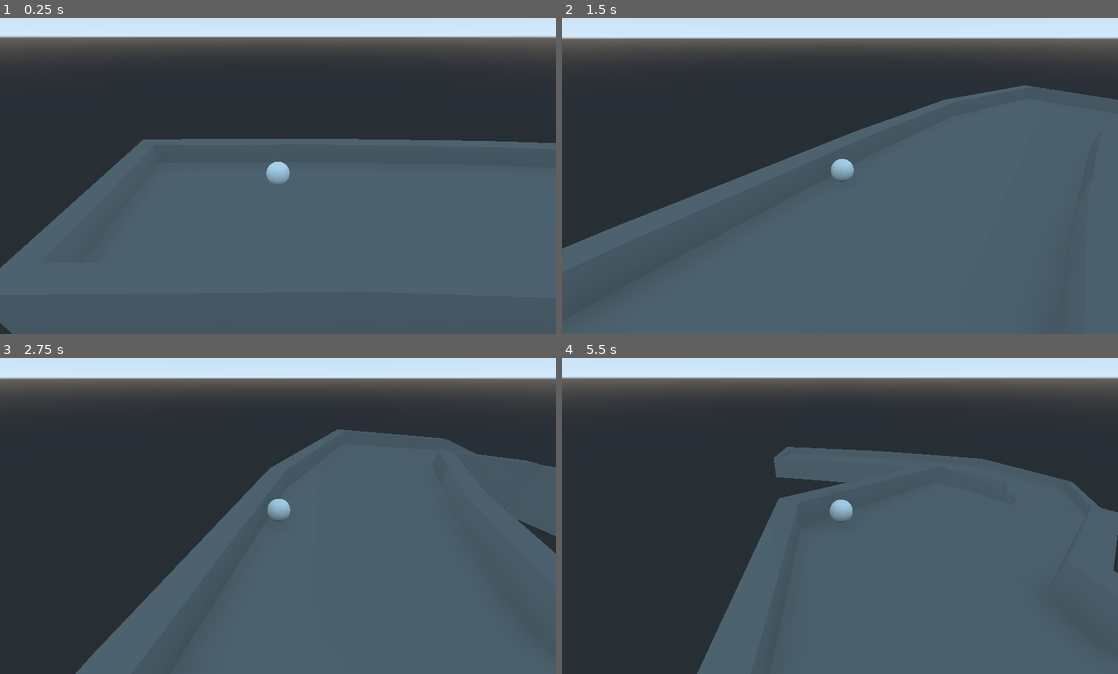
Above: before the commit, frames 1-4 (two rows, left to right).
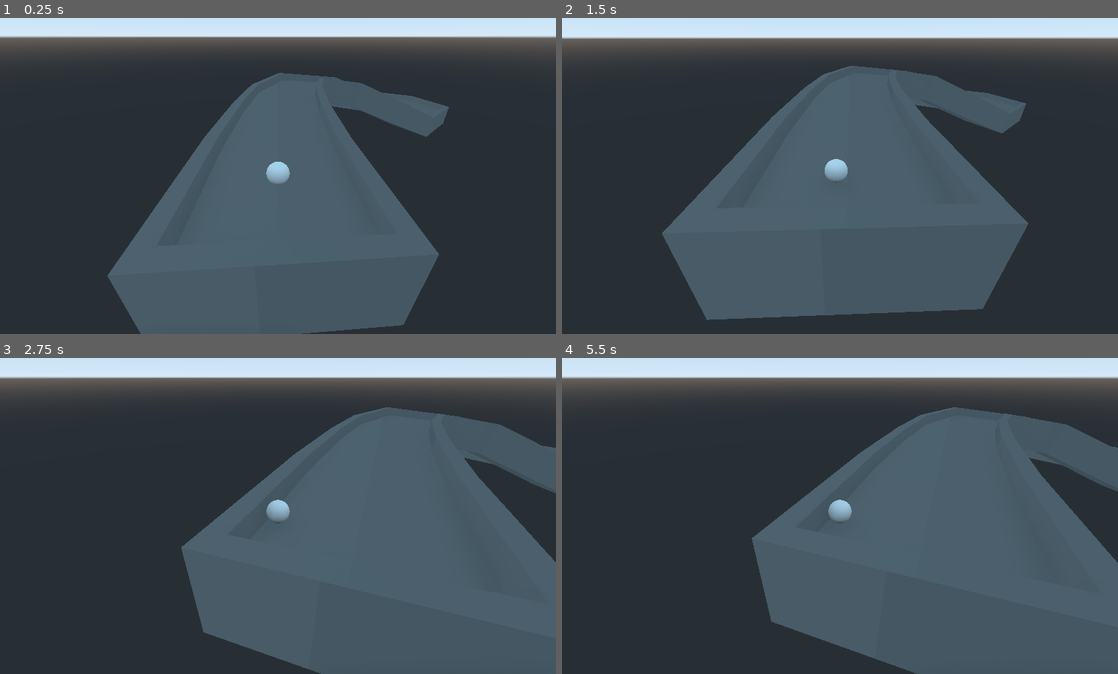
Above: after the commit, the same moments.

Repository: SlashScreen/golf
Game: Godot game, scene res://Levels/test_level.tscn
Two runs of this game, one before a commit and one after it. Both use one fixed random seed, a clock stepped at 60 frames per second and the inputs below. Before the commit the project starts from res://Spatial.tscn.
Inputs (mouse positions are in pixels of both pictures, inside the frame that each line leads up to):
- Up to frame 1 (0.25 s): no input
- Up to frame 2 (1.5 s): move the mouse to (962, 153) at 0.52 s; click (962, 153) at 0.67 s; move the mouse to (728, 188) at 1.27 s; click (728, 188) at 1.42 s
- Up to frame 3 (2.75 s): move the mouse to (333, 440) at 2.02 s; click (333, 440) at 2.17 s
- Up to frame 4 (5.5 s): move the mouse to (812, 576) at 2.77 s; click (812, 576) at 2.92 s; move the mouse to (1006, 560) at 3.52 s; click (1006, 560) at 3.67 s; move the mouse to (673, 462) at 4.27 s; click (673, 462) at 4.42 s; move the mouse to (867, 512) at 5.02 s; click (867, 512) at 5.17 s

The runs differ from the first frame. In frame 1, 33% of the frame differs, in the area x 0-100%, y 17-100%; in frame 2, 35%, in the area x 0-100%, y 15-100%; in frame 3, 12%; in frame 4, 14%.

Commit message:
Reorganized everything before it's too late. I now know that scenes are meant to also be like objects.

Diff:
--- /dev/null
+++ b/Levels/test_level.tscn
@@ -0,0 +1,12 @@
+[gd_scene load_steps=3 format=2]
+
+[ext_resource path="res://Objects/Golf_Ball_Obj.tscn" type="PackedScene" id=1]
+[ext_resource path="res://Objects/Course.tscn" type="PackedScene" id=2]
+
+[node name="test_level" type="Spatial"]
+
+[node name="Golf_Ball_Obj" parent="." instance=ExtResource( 1 )]
+transform = Transform( -4.37503e-08, 0, -1.00089, 0, 1.00089, 0, 1.00089, 0, -4.37503e-08, 0, 0, 0 )
+
+[node name="Course" parent="." instance=ExtResource( 2 )]
+transform = Transform( 1.97147, 0, 0, 0, 1.97147, 0, 0, 0, 1.97147, 2.36525, -1.60759, 0 )
--- /dev/null
+++ b/Objects/Course.tscn
@@ -0,0 +1,11 @@
+[gd_scene load_steps=3 format=2]
+
+[ext_resource path="res://assets/maps/testcourse.obj" type="ArrayMesh" id=1]
+[ext_resource path="res://Scripts/Course_Setup.gd" type="Script" id=2]
+
+[node name="Course" type="Spatial"]
+
+[node name="MeshInstance" type="MeshInstance" parent="."]
+mesh = ExtResource( 1 )
+material/0 = null
+script = ExtResource( 2 )
--- /dev/null
+++ b/Objects/Golf_Ball_Obj.tscn
@@ -0,0 +1,38 @@
+[gd_scene load_steps=8 format=2]
+
+[ext_resource path="res://Scripts/Golf_Ball.gd" type="Script" id=1]
+[ext_resource path="res://assets/assets/graphics/arrow.png" type="Texture" id=2]
+[ext_resource path="res://Scripts/Arrow.gd" type="Script" id=3]
+[ext_resource path="res://default_env.tres" type="Environment" id=4]
+[ext_resource path="res://Scripts/Golf_Camera.gd" type="Script" id=5]
+
+[sub_resource type="SphereShape" id=1]
+radius = 0.2
+
+[sub_resource type="SphereMesh" id=2]
+
+[node name="Golf_Ball_Obj" type="Spatial"]
+transform = Transform( 1.00089, 0, 0, 0, 1.00089, 0, 0, 0, 1.00089, 0, 0, 0 )
+
+[node name="Ball" type="RigidBody" parent="."]
+script = ExtResource( 1 )
+
+[node name="CollisionShape" type="CollisionShape" parent="Ball"]
+shape = SubResource( 1 )
+
+[node name="MeshInstance" type="MeshInstance" parent="Ball"]
+transform = Transform( 0.2, 0, 0, 0, 0.2, 0, 0, 0, 0.2, 0, 0, 0 )
+mesh = SubResource( 2 )
+material/0 = null
+
+[node name="Sprite3D" type="Sprite3D" parent="Ball"]
+axis = 1
+texture = ExtResource( 2 )
+script = ExtResource( 3 )
+
+[node name="camfollow" type="Spatial" parent="Ball"]
+
+[node name="Camera" type="Camera" parent="Ball/camfollow"]
+transform = Transform( 0.999111, 0, 0, 0, 0.999111, 0, 0, 0, 0.999111, 0, 1.95166, 3.15376 )
+environment = ExtResource( 4 )
+script = ExtResource( 5 )
--- /dev/null
+++ b/Objects/Golf_Hole_Volume.tscn
@@ -0,0 +1,15 @@
+[gd_scene load_steps=3 format=2]
+
+[ext_resource path="res://Scripts/Golf_Hole.gd" type="Script" id=1]
+
+[sub_resource type="CylinderShape" id=1]
+
+[node name="Golf_Hole_Volume" type="Spatial"]
+
+[node name="Hole_Area" type="Area" parent="."]
+script = ExtResource( 1 )
+
+[node name="Hole_Cylinder" type="CollisionShape" parent="Hole_Area"]
+transform = Transform( 1, 0, 0, 0, 0.212971, 0, 0, 0, 1, 0, 0, 0 )
+shape = SubResource( 1 )
+[connection signal="area_shape_entered" from="Hole_Area" to="Hole_Area" method="_on_Area_area_shape_entered"]
--- /dev/null
+++ b/Objects/HUD.tscn
@@ -0,0 +1,17 @@
+[gd_scene load_steps=2 format=2]
+
+[ext_resource path="res://Scripts/HUD.gd" type="Script" id=1]
+
+[node name="HUD" type="Control"]
+anchor_right = 1.0
+anchor_bottom = 1.0
+
+[node name="Container" type="Container" parent="."]
+margin_right = 1023.0
+margin_bottom = 598.0
+script = ExtResource( 1 )
+
+[node name="RichTextLabel" type="RichTextLabel" parent="Container"]
+margin_right = 40.0
+margin_bottom = 40.0
+text = "test"
--- a/Scripts/Course_Setup.gd
+++ b/Scripts/Course_Setup.gd
@@ -1,13 +1,4 @@
 extends MeshInstance
-
-# Declare member variables here. Examples:
-# var a = 2
-# var b = "text"
-
-# Called when the node enters the scene tree for the first time.
+#Sets up course collision mesh.
 func _ready():
 	create_trimesh_collision()
-
-# Called every frame. 'delta' is the elapsed time since the previous frame.
-#func _process(delta):
-#	pass
--- /dev/null
+++ b/Scripts/Golf_Hole.gd
@@ -0,0 +1,16 @@
+extends Area
+
+signal ball_in_hole
+
+# Called when the node enters the scene tree for the first time.
+func _ready():
+	pass # Replace with function body.
+
+# Called every frame. 'delta' is the elapsed time since the previous frame.
+#func _process(delta):
+#	pass
+
+
+func _on_Area_area_shape_entered(area_id, area, area_shape, self_shape):
+	emit_signal("ball_in_hole")
+	print("In hole!")
--- /dev/null
+++ b/Scripts/HUD.gd
@@ -0,0 +1,8 @@
+extends Container
+
+func _ready():
+	pass # Replace with function body.
+
+#FUNCTIONS:
+#Event ball in hole then display won text and all that
+#Event hit ball then count up
--- a/Spatial.tscn
+++ /dev/null
@@ -1,50 +0,0 @@
-[gd_scene load_steps=10 format=2]
-
-[ext_resource path="res://default_env.tres" type="Environment" id=1]
-[ext_resource path="res://Scripts/Golf_Ball.gd" type="Script" id=2]
-[ext_resource path="res://assets/assets/graphics/arrow.png" type="Texture" id=3]
-[ext_resource path="res://Scripts/Arrow.gd" type="Script" id=4]
-[ext_resource path="res://Scripts/Golf_Camera.gd" type="Script" id=5]
-[ext_resource path="res://assets/maps/testcourse.obj" type="ArrayMesh" id=6]
-[ext_resource path="res://Scripts/Course_Setup.gd" type="Script" id=7]
-
-[sub_resource type="SphereShape" id=1]
-radius = 0.2
-
-[sub_resource type="SphereMesh" id=2]
-
-[node name="Spatial" type="Spatial"]
-transform = Transform( 1.00089, 0, 0, 0, 1.00089, 0, 0, 0, 1.00089, 0, 0, 0 )
-
-[node name="WorldEnvironment" type="WorldEnvironment" parent="."]
-environment = ExtResource( 1 )
-
-[node name="Ball" type="RigidBody" parent="."]
-transform = Transform( 1, 0, 0, 0, 1, 0, 0, 0, 1, 0, 0, -3.15376 )
-script = ExtResource( 2 )
-
-[node name="CollisionShape" type="CollisionShape" parent="Ball"]
-shape = SubResource( 1 )
-
-[node name="MeshInstance" type="MeshInstance" parent="Ball"]
-transform = Transform( 0.2, 0, 0, 0, 0.2, 0, 0, 0, 0.2, 0, 0, 0 )
-mesh = SubResource( 2 )
-material/0 = null
-
-[node name="Sprite3D" type="Sprite3D" parent="Ball"]
-axis = 1
-texture = ExtResource( 3 )
-script = ExtResource( 4 )
-
-[node name="camfollow" type="Spatial" parent="Ball"]
-
-[node name="Camera" type="Camera" parent="Ball/camfollow"]
-transform = Transform( 0.999111, 0, 0, 0, 0.999111, 0, 0, 0, 0.999111, 0, 1.95166, 3.15376 )
-environment = ExtResource( 1 )
-script = ExtResource( 5 )
-
-[node name="Course" type="MeshInstance" parent="."]
-transform = Transform( 2, 0, 0, 0, 2, 0, 0, 0, 2, 0.880522, -1.47084, -3.0935 )
-mesh = ExtResource( 6 )
-material/0 = null
-script = ExtResource( 7 )
--- a/project.godot
+++ b/project.godot
@@ -16,7 +16,7 @@
 [application]
 
 config/name="AsteroidBlastersDeluxe"
-run/main_scene="res://Spatial.tscn"
+run/main_scene="res://Levels/test_level.tscn"
 config/icon="res://assets/assets/graphics/icon.png"
 
 [rendering]
